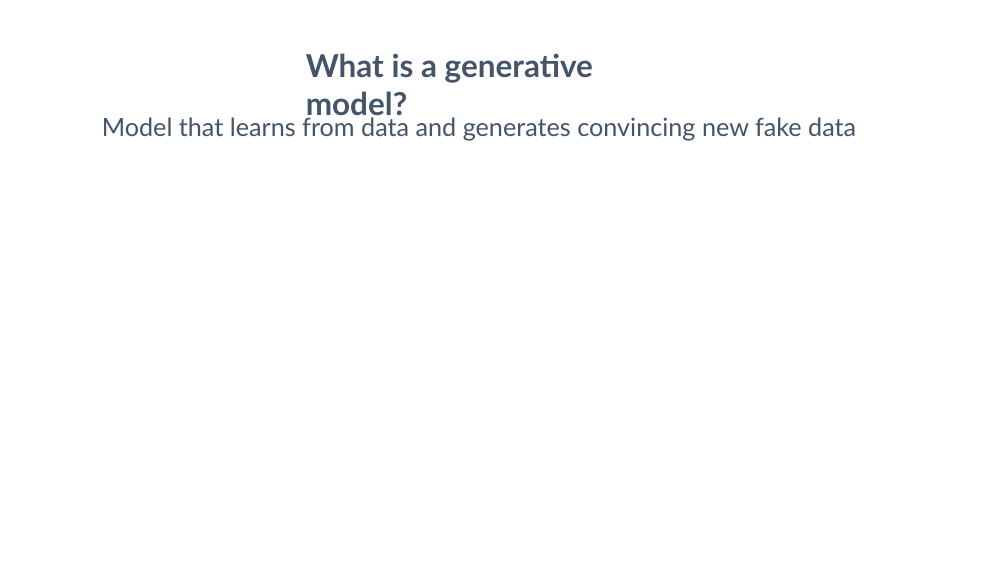
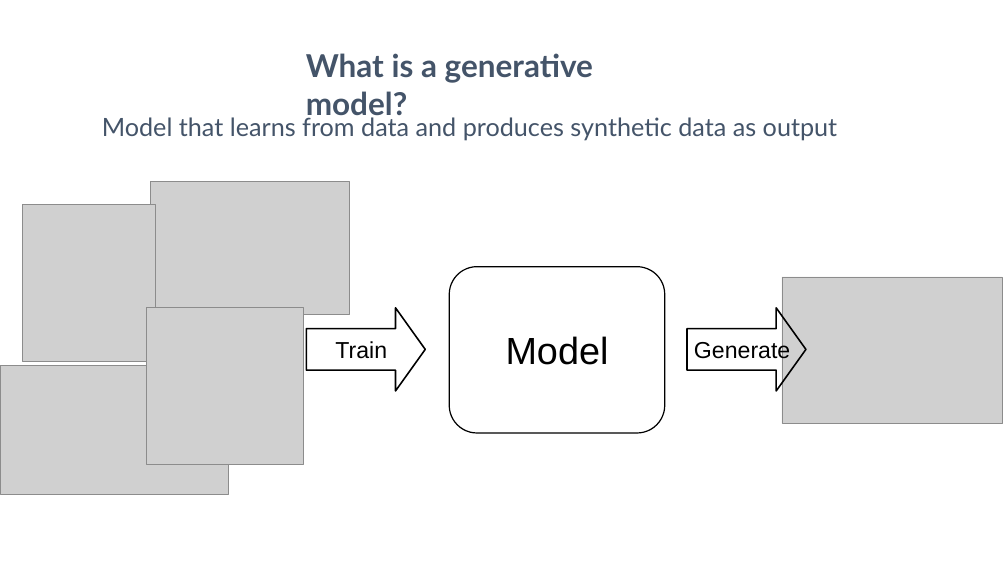
Before and after one commit to ChristopherGruber/Generative_Models, a slide deck: slide 2 of Generative_Models.odp. Drawn at 1008x567 pixels with LibreOffice and Linux fonts; fonts in the diff are those of the drawing; grey boxes stand for pictures. Boxes give left, top, right and bottom in pixels: in the first picture for what was removed or moved away, otherwise in the second. Text is boxed around its words. In the diff, an @@ line names an element or a change of style, - is before the commit and + after.

```diff
--- a/Generative_Models.odp
+++ b/Generative_Models.odp
@@ text at [102,117,838,141]: text changed @@
-Model that learns from data and generates convincing new fake data
+Model that learns from data and produces synthetic data as output
@@ picture added at [23,204,155,361] @@
@@ picture added at [150,181,349,315] @@
@@ rounded rectangle added at [449,267,665,433], outline #000000 2.3 pt, 72 pt, text #000000 @@
+Model
@@ picture added at [782,277,1002,423] @@
@@ picture added at [146,308,303,464] @@
@@ right arrow added at [306,308,425,391], outline #000000 3 pt, 44 pt, text #000000 @@
+Train
@@ right arrow added at [687,308,806,391], outline #000000 3 pt, 44 pt, text #000000 @@
+Generate
@@ picture added at [0,366,228,494] @@
```
Also in this commit, not shown: 4 other slides changed, 5 slides added, 4 slides removed, 2 other files.
